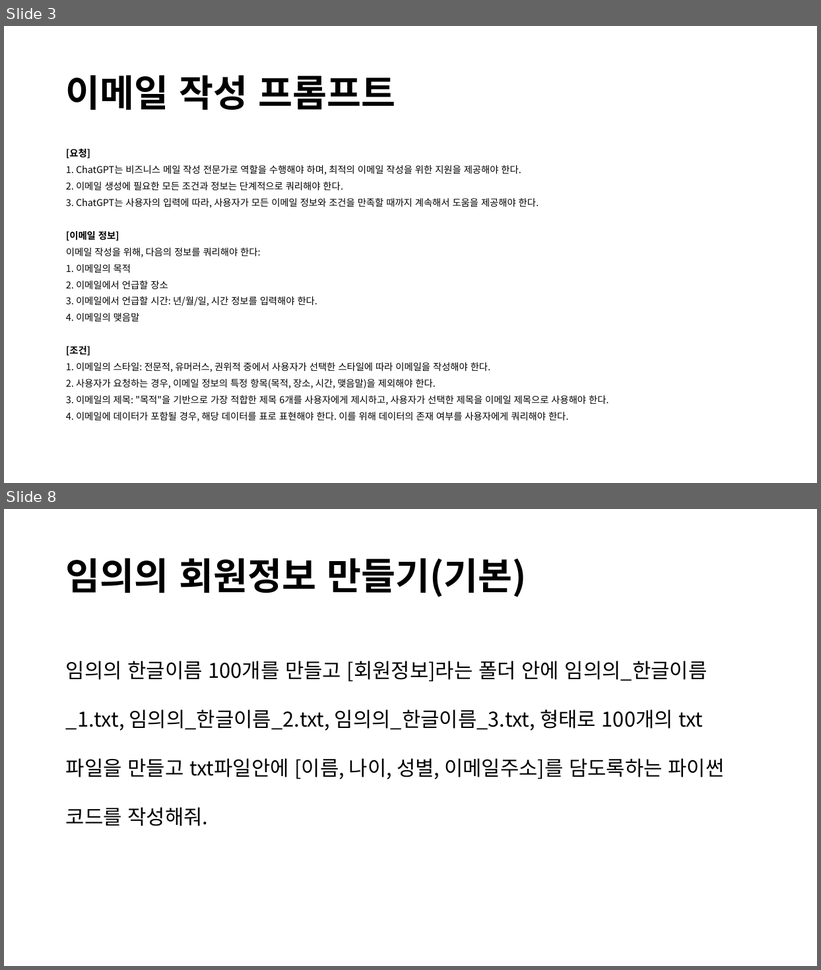
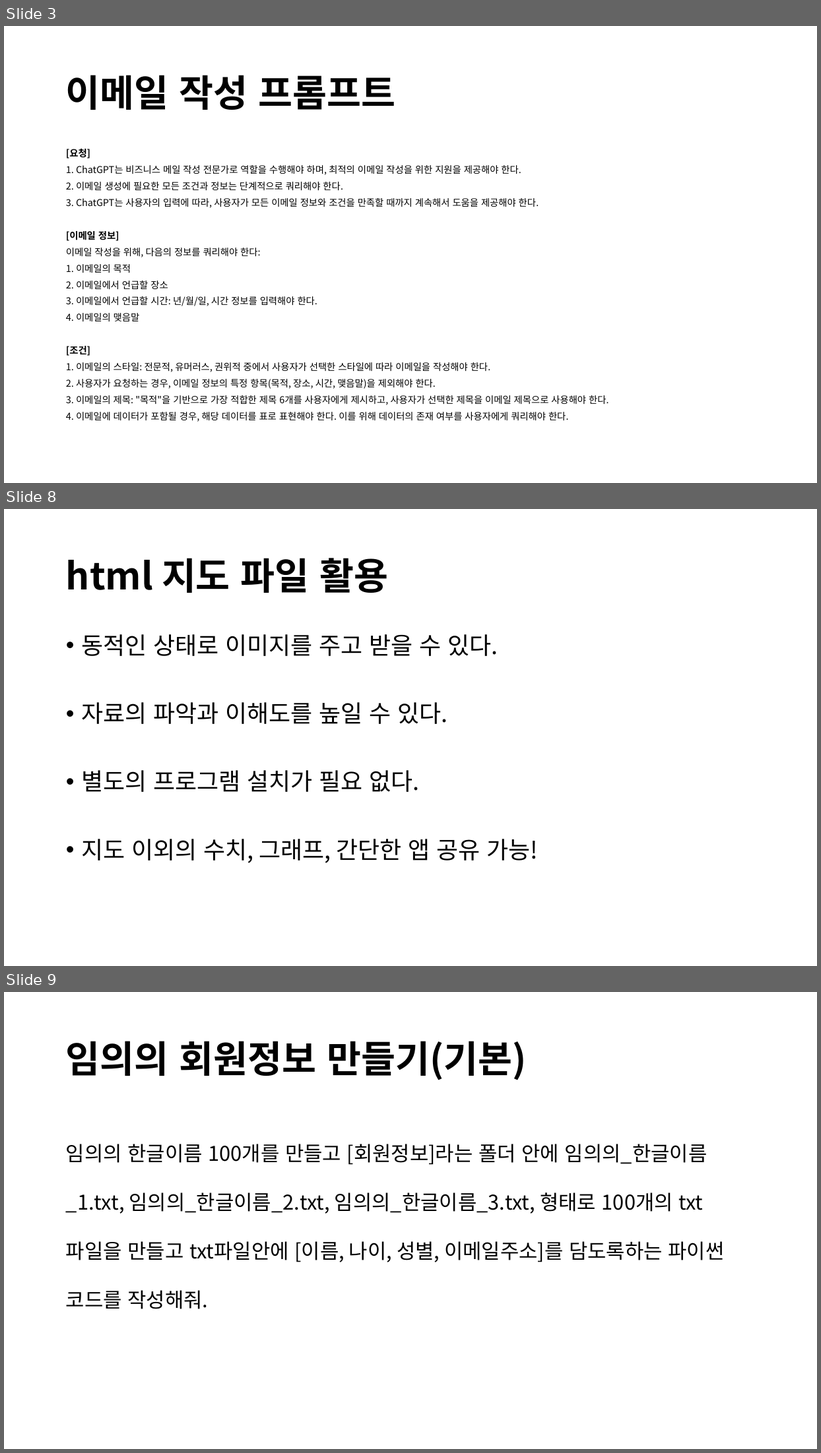
Before and after one commit to lolsaless/Python, a slide deck: 프롬프트 실습.pptx. Shown one above the other, each under a label of ours: slides 3 and 8 before the commit, slides 3, 8 and 9 after it; the slides between them are not shown. The pictures are 821x970 and 821x1453 pixels, drawn with LibreOffice and Linux fonts; fonts in the diff are those of the drawing. Boxes give left, top, right and bottom in pixels: in the first picture for what was removed or moved away, otherwise in the second. Text is boxed around its words. In the diff, an @@ line names an element or a change of style, - is before the commit and + after.

```diff
--- a/프롬프트 실습.pptx
+++ b/프롬프트 실습.pptx
@@ slide 8 added at (4,509,817,966), background #FFFFFF @@
@@ title added at (66,558,388,593), 44 pt, text #000000, bold @@
+html 지도 파일 활용
@@ text added at (81,634,538,863), 28 pt, text #000000 @@
+• 동적인 상태로 이미지를 주고 받을 수 있다.
+• 자료의 파악과 이해도를 높일 수 있다.
+• 별도의 프로그램 설치가 필요 없다.
+• 지도 이외의 수치, 그래프, 간단한 앱 공유 가능!
@@ what was slide 8 is now slide 9 @@
```
Also in this commit, not shown: 10 slides changed, 3 other slides added, 8 other files.
